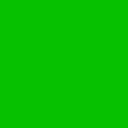
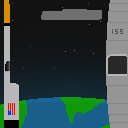
Layers edited between the first and the second (128, 128) image:
added layer "Layer 10" above "Layer 9" over [41, 9, 102, 20]
added layer "Layer 5" above "Layer 6 copy" over [4, 0, 19, 128]
added layer "Layer 6 copy" (57%) above "Layer 6 copy 2" over [0, 97, 110, 128]
added layer "Layer 6 copy 2" (30%) above "Layer 6" over [0, 36, 108, 108]
added layer "Layer 6" (30%) above "Layer 7" over [0, 14, 108, 105]
added layer "Layer 7" above "Layer 8" over [12, 3, 105, 94]
added layer "Layer 8" above "Background" over [106, 29, 127, 76]
painted on "Background" over [0, 0, 128, 128]
